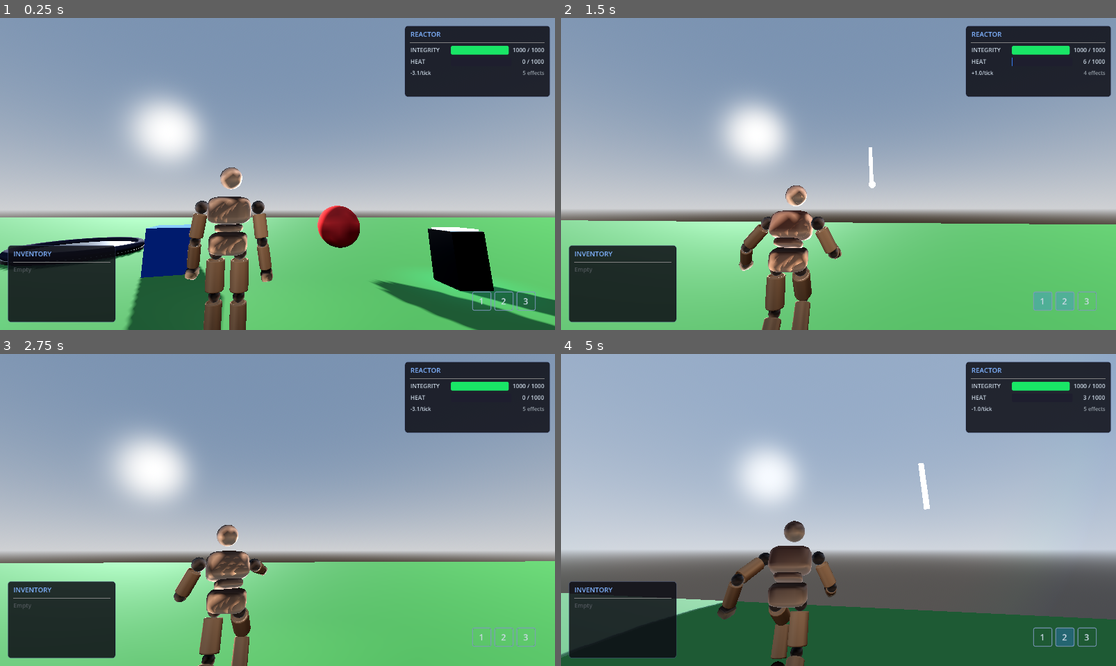
Above: before the commit, frames 1-4 (two rows, left to right).
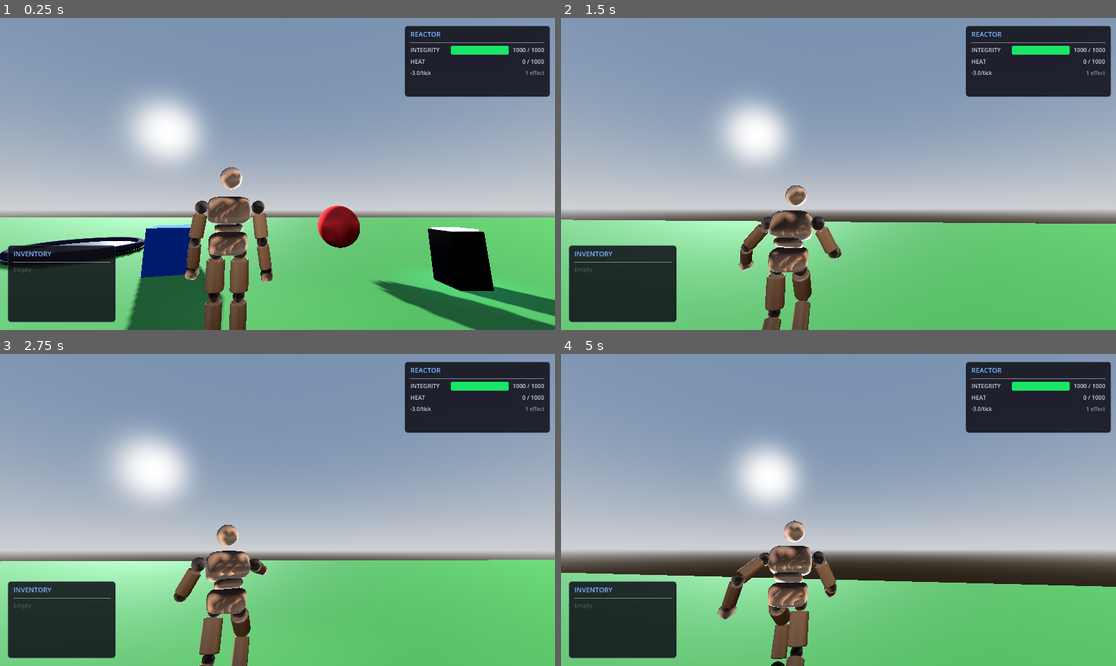
Above: after the commit, the same moments.

Repository: RonStew2019/Xenolith
Game: Godot game, scene res://main.tscn
Two runs of this game, one before a commit and one after it. Both use one fixed random seed, a clock stepped at 60 frames per second and the inputs below.
Inputs (mouse positions are in pixels of both pictures, inside the frame that each line leads up to):
- Up to frame 1 (0.25 s): no input
- Up to frame 2 (1.5 s): tap Enter at 0.5 s; move the mouse to (866, 174) at 0.52 s; hold W (move_forward) from 0.53 s (still down); tap 1 at 0.6 s; click (866, 174) at 0.67 s; tap Space (jump) at 0.77 s; tap 2 at 0.8, 1.35 s; move the mouse to (810, 174) at 1.27 s
- Up to frame 3 (2.75 s): keep holding W (move_forward); tap Space (jump) at 1.52 s; tap 1 at 1.55 s; move the mouse to (288, 503) at 2.02 s; hold Right mouse button (cross_right) from 2.03 s (still down); tap 2 at 2.3 s
- Up to frame 4 (5 s): keep holding W (move_forward); move the mouse to (832, 516) at 2.77 s; release Right mouse button (cross_right) at 2.78 s; click (832, 516) at 2.85 s; tap Space (jump) at 3.02, 3.77, 4.52 s; tap 1 at 3.05, 3.6, 4.55 s; move the mouse to (877, 513) at 3.52 s; tap 2 at 3.8, 4.35 s; move the mouse to (794, 506) at 4.27 s

The runs differ from the first frame. In frame 1, 0.2% of the frame differs, in the area x 75-99%, y 16-94%; in frame 2, 1.4%; in frame 3, 1.2%; in frame 4, 49%, in the area x 0-100%, y 0-100%.
Error after the commit: Parse Error: Cannot infer the type of "dup" variable because the value doesn't have a set type. (res://combat/loadout.gd:91)

Commit message:
feat(combat): add weapon slot system — slot-based loadout, weapon registry, MechBody integration

Diff:
--- /dev/null
+++ b/combat/abilities/heat_cannon_ability.gd
@@ -0,0 +1,24 @@
+extends ProjectileAbility
+class_name HeatCannonAbility
+## Fires a heat bolt from shoulder or artillery mounts.
+##
+## INSTANT mode — one shot per key press.  Deals 40 heat on impact with
+## a 10-heat self-cost per shot.  Slightly slower and longer-ranged than
+## the [BlasterAbility] to reflect its role as a mounted weapon.
+##
+## Designed for L-Shoulder / R-Shoulder / Artillery weapon slots.
+
+func _init(p_input: String = "ability_1") -> void:
+	ability_name = "Heat Cannon"
+	input_action = p_input
+	activation_mode = ActivationMode.INSTANT
+	projectile_speed = 25.0
+	projectile_lifetime = 4.0
+
+
+func create_self_effects(user: Node) -> Array:
+	return [StatusEffect.new("Heat Cannon Cost", 10.0, 1, user, true, false)]
+
+
+func create_other_effects(user: Node) -> Array:
+	return [PunchEffect.new(40.0, 1, user)]
--- /dev/null
+++ b/combat/abilities/punch_amplifier_ability.gd
@@ -0,0 +1,36 @@
+extends Ability
+class_name PunchAmplifierAbility
+## Passive hand weapon that amplifies melee strikes with extra heat.
+##
+## Applied via [method on_equip] — no activation key needed.  Adds a
+## [MeleeModifierEffect] that injects an extra [PunchEffect] (+10 heat)
+## into every melee strike while equipped.
+##
+## Designed for L-Hand / R-Hand weapon slots.  Since punches are the
+## universal base mechanic, this weapon makes them hit harder without
+## requiring any input from the player.
+
+func _init(p_input: String = "") -> void:
+	ability_name = "Punch Amplifier"
+	input_action = p_input
+
+
+## Apply the melee modifier immediately on equip (passive weapon).
+## Sets [member _active] so [method force_deactivate] cleans up on death.
+func on_equip(user: Node) -> void:
+	var reactor := _get_reactor(user)
+	if not reactor:
+		return
+	var effects := create_self_effects(user)
+	for effect in effects:
+		reactor.apply_effect(effect)
+	_applied_effects.append_array(effects)
+	_active = true
+
+
+func create_self_effects(user: Node) -> Array:
+	return [MeleeModifierEffect.new(
+		func(event: MeleeEvent):
+			event.effects.append(PunchEffect.new(10.0, 1, event.user)),
+		"Punch Amplifier", 0.0, -1, user,
+	)]
--- a/combat/loadout.gd
+++ b/combat/loadout.gd
@@ -7,6 +7,11 @@
 
 var _abilities: Array = []
 
+## Maps slot [StringName] → [Ability] for chassis-based weapon layouts.
+## Abilities in slots are also present in [member _abilities] for
+## backward compatibility with the flat API.
+var _slots: Dictionary = {}
+
 
 func add_ability(ability: Ability) -> void:
 	_abilities.append(ability)
@@ -14,6 +19,36 @@
 
 func remove_ability(ability: Ability) -> void:
 	_abilities.erase(ability)
+
+
+## Assign an [Ability] to a named weapon slot.
+## Also adds the ability to the flat [member _abilities] array.
+func set_slot(slot_name: StringName, ability: Ability) -> void:
+	# Remove any existing ability in this slot first.
+	var old: Ability = _slots.get(slot_name)
+	if old != null:
+		_abilities.erase(old)
+	_slots[slot_name] = ability
+	if ability not in _abilities:
+		_abilities.append(ability)
+
+
+## Return the [Ability] assigned to [param slot_name], or [code]null[/code].
+func get_slot(slot_name: StringName) -> Ability:
+	return _slots.get(slot_name)
+
+
+## Return all populated slot names.
+func get_slot_names() -> Array:
+	return _slots.keys()
+
+
+## Remove the ability from a slot (and from the flat array).
+func clear_slot(slot_name: StringName) -> void:
+	var ability: Ability = _slots.get(slot_name)
+	if ability != null:
+		_abilities.erase(ability)
+	_slots.erase(slot_name)
 
 
 ## Call [method Ability.on_equip] on every ability in the loadout.
@@ -48,8 +83,46 @@
 
 ## Return a new Loadout with independent copies of every ability.
 ## Each clone gets its own ability instances (fresh _active / _applied_effects).
+## Slot assignments are preserved on the copy.
 func duplicate_loadout() -> Loadout:
 	var copy := Loadout.new()
+	var ability_map: Dictionary = {}  # old → new, for slot reassignment
 	for ability in _abilities:
-		copy.add_ability(ability.duplicate_ability())
+		var dup := ability.duplicate_ability()
+		copy.add_ability(dup)
+		ability_map[ability] = dup
+	for slot_name: StringName in _slots:
+		var orig: Ability = _slots[slot_name]
+		if orig in ability_map:
+			copy._slots[slot_name] = ability_map[orig]
 	return copy
+
+
+# -- Static Factories -------------------------------------------------------
+
+## Build a [Loadout] from a [MechBlueprint], mapping each populated weapon
+## slot to an [Ability] via [WeaponRegistry].
+##
+## [param bp] — the blueprint whose [member MechBlueprint.weapon_assignments]
+## are read.[br]
+## [param slot_input_map] — maps slot [StringName]s to input action strings
+## (e.g. [code]{&"l_shoulder": "ability_1"}[/code]).  Slots not present in
+## this map produce passive abilities (empty [member Ability.input_action]).
+static func create_from_blueprint(
+	bp: MechBlueprint, slot_input_map: Dictionary,
+) -> Loadout:
+	var loadout := Loadout.new()
+	if bp == null or bp.chassis == null:
+		return loadout
+	for slot_name: StringName in bp.chassis.weapon_slots:
+		var weapon_id = bp.weapon_assignments.get(slot_name, &"")
+		if weapon_id == &"":
+			continue
+		var ability: Ability = WeaponRegistry.create_weapon(
+			StringName(weapon_id), slot_name,
+		)
+		if ability == null:
+			continue
+		ability.input_action = slot_input_map.get(slot_name, "")
+		loadout.set_slot(slot_name, ability)
+	return loadout
--- a/combat/mech_body.gd
+++ b/combat/mech_body.gd
@@ -44,6 +44,22 @@
 
 ## HUD canvas layer (only when piloted).
 var _hud_layer: CanvasLayer
+
+## Slot → input-action mapping per chassis type.
+## Hand slots are passive (on_equip only), so intentionally omitted.
+const DOGFIGHTER_SLOT_INPUTS: Dictionary = {
+	&"l_shoulder": "ability_1",
+	&"r_shoulder": "ability_2",
+}
+const BOMBER_SLOT_INPUTS: Dictionary = {
+	&"artillery": "ability_1",
+}
+
+## Maps keycodes to loadout action strings for ability dispatch.
+var _ability_keys: Dictionary = {
+	KEY_1: "ability_1",
+	KEY_2: "ability_2",
+}
 
 
 # -- Initialisation --------------------------------------------------------
@@ -67,6 +83,7 @@
 	super._ready()          # CharacterBase: model, anim tree, reactor glow
 	_create_collision_shape()
 	_setup_reactor()
+	_setup_loadout()
 	if is_pilot:
 		_setup_pilot_controls()
 
@@ -89,6 +106,34 @@
 	_bind_reactor_glow(_reactor)
 
 
+func _setup_loadout() -> void:
+	if blueprint == null or blueprint.chassis == null:
+		return
+	var slot_input_map: Dictionary = _get_slot_input_map()
+	_loadout = Loadout.create_from_blueprint(blueprint, slot_input_map)
+	_loadout.equip_all(self)
+
+
+func _get_slot_input_map() -> Dictionary:
+	if blueprint == null or blueprint.chassis == null:
+		return {}
+	match blueprint.chassis.chassis_name:
+		&"Dogfighter":
+			return DOGFIGHTER_SLOT_INPUTS.duplicate()
+		&"Bomber":
+			return BOMBER_SLOT_INPUTS.duplicate()
+		_:
+			return {}
+
+
+func _build_key_labels() -> Dictionary:
+	var labels := {}
+	for keycode: int in _ability_keys:
+		var action: String = _ability_keys[keycode]
+		labels[action] = action.replace("ability_", "")
+	return labels
+
+
 # -- Pilot Controls --------------------------------------------------------
 
 ## Build camera, capture mouse, and create the ReactorHUD.
@@ -120,6 +165,13 @@
 	hud.name = "ReactorHUD"
 	_hud_layer.add_child(hud)
 	hud.bind_reactor(_reactor)
+
+	# AbilityBar for active (keyed) weapon slots.
+	if _loadout:
+		var ability_bar := AbilityBar.new()
+		ability_bar.name = "AbilityBar"
+		ability_bar.bind(_loadout, _build_key_labels())
+		_hud_layer.add_child(ability_bar)
 
 
 ## Tear down camera and HUD.  Safe to call when not piloted (no-ops).
@@ -258,6 +310,14 @@
 			Input.mouse_mode = Input.MOUSE_MODE_CAPTURED
 			return
 
+	# Ability key dispatch — press → activate, release → deactivate.
+	if event is InputEventKey and event.keycode in _ability_keys:
+		var action: String = _ability_keys[event.keycode]
+		if event.pressed:
+			_activate_ability(action)
+		else:
+			_deactivate_ability(action)
+
 	# Punch input — LMB = left hook, RMB = right cross.
 	if _anim_tree:
 		var l_active: bool = _anim_tree.get("parameters/oneshot_l/active")
--- /dev/null
+++ b/combat/weapon_registry.gd
@@ -0,0 +1,28 @@
+extends RefCounted
+class_name WeaponRegistry
+## Static registry mapping weapon ID [StringName]s to [Ability] factories.
+##
+## Each weapon is identified by a unique [StringName] (e.g.
+## [code]&"punch_amplifier"[/code]).  Call [method create_weapon] to get a
+## fresh [Ability] instance ready to assign to a loadout slot.
+##
+## To register a new weapon:
+##   1. Create an [Ability] subclass in [code]combat/abilities/[/code].
+##   2. Add a match branch in [method create_weapon].
+
+
+## Create a fresh [Ability] for the given weapon ID.
+##
+## [param weapon_id] — registered weapon identifier.[br]
+## [param slot_name] — the chassis slot this weapon will occupy (for future
+## per-slot tuning; currently unused).[br]
+## Returns [code]null[/code] with a warning for unknown IDs.
+static func create_weapon(weapon_id: StringName, _slot_name: StringName) -> Ability:
+	match weapon_id:
+		&"punch_amplifier":
+			return PunchAmplifierAbility.new()
+		&"heat_cannon":
+			return HeatCannonAbility.new()
+		_:
+			push_warning("WeaponRegistry: unknown weapon_id '%s'" % weapon_id)
+			return null
--- a/overworld/chassis_presets.gd
+++ b/overworld/chassis_presets.gd
@@ -37,19 +37,19 @@
 
 # -- Blueprint Factories ---------------------------------------------------
 
-## A bare-bones dogfighter — empty weapon slots, cheapest possible mech.
+## A bare-bones dogfighter — punch amplifiers on both hands.
 static func basic_dogfighter_blueprint() -> MechBlueprint:
 	var bp := MechBlueprint.new()
 	bp.blueprint_name = &"Basic Dogfighter"
 	bp.chassis = dogfighter_chassis()
-	bp.weapon_assignments = {}
+	bp.weapon_assignments = {&"l_hand": &"punch_amplifier", &"r_hand": &"punch_amplifier"}
 	return bp
 
 
-## A bare-bones bomber — empty weapon slots.
+## A bare-bones bomber — punch amplifiers on both hands.
 static func basic_bomber_blueprint() -> MechBlueprint:
 	var bp := MechBlueprint.new()
 	bp.blueprint_name = &"Basic Bomber"
 	bp.chassis = bomber_chassis()
-	bp.weapon_assignments = {}
+	bp.weapon_assignments = {&"l_hand": &"punch_amplifier", &"r_hand": &"punch_amplifier"}
 	return bp
--- a/ui/ability_bar.gd
+++ b/ui/ability_bar.gd
@@ -38,6 +38,8 @@
 ## e.g. [code]{"ability_1": "1"}[/code].
 func bind(loadout: Loadout, key_labels: Dictionary) -> void:
 	for ability in loadout.get_abilities():
+		if ability.input_action == "":
+			continue  # Passive weapons have no key binding.
 		var key_text: String = key_labels.get(ability.input_action, "?")
 		_add_slot(ability, key_text)
 
